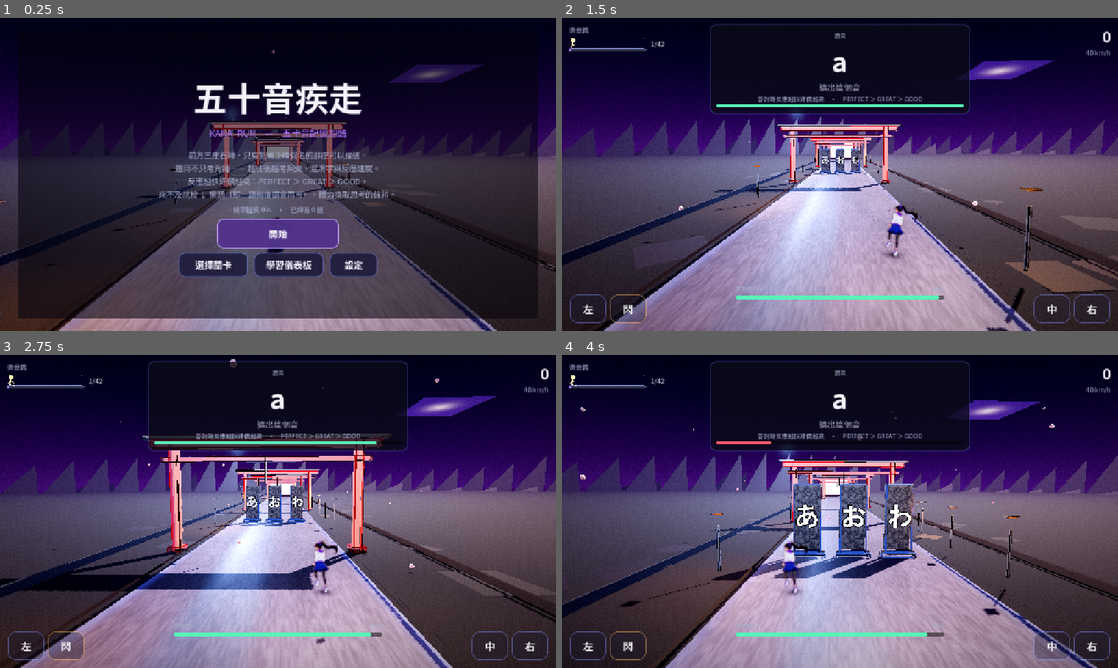
Above: before the commit, frames 1-4 (two rows, left to right).
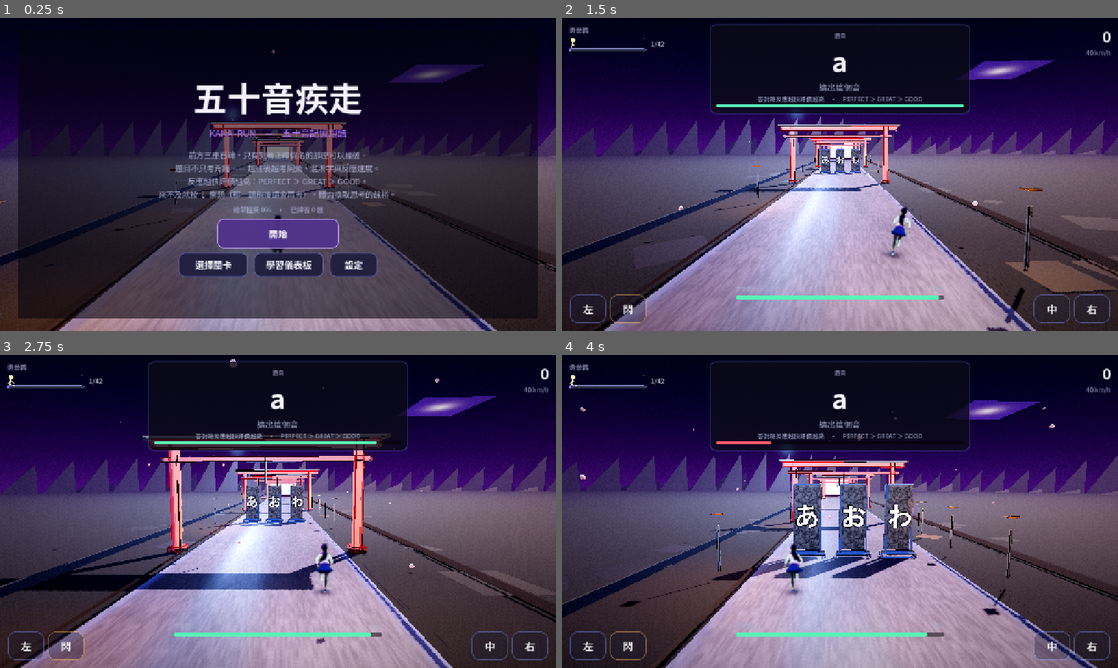
Above: after the commit, the same moments.

Repository: yorkwahaha/kana-run
Game: Godot game, scene res://scenes/Main.tscn
Same seed, same stepped clock (60 frames per second), same inputs: the game is played once before the commit and once after it.
Inputs (mouse positions are in pixels of both pictures, inside the frame that each line leads up to):
- Up to frame 1 (0.25 s): no input
- Up to frame 2 (1.5 s): click "開始" at 0.5 s; tap Enter at 1.25 s; move the mouse to (962, 158) at 1.27 s; hold D (lane_right) from 1.28 s (still down); tap Space (confirm) at 1.35 s; click (962, 158) at 1.42 s
- Up to frame 3 (2.75 s): release D (lane_right) at 2 s; drag from (166, 527) to (250, 574) at 2.02 s
- Up to frame 4 (4 s): move the mouse to (895, 442) at 2.77 s; hold D (lane_right) 2.78-3.5 s; tap 1 (pick_1) at 2.85 s; drag from (812, 574) to (673, 464) at 3.52 s

The runs differ from the first frame. In frame 1, less than 0.1% of the frame differs, in the area x 48-51%, y 62-76%; in frame 2, 0.4%; in frame 3, 0.4%, in the area x 56-61%, y 59-76%; in frame 4, 0.4%.

Commit message:
跑者改成正後方多幀，撞飛不再扁掉，補上缺的字
結算那行的方框是字型子集沒切到「值」和「看」，不是亂碼。
跑步換成十二幀正後方循環。體力用盡改播跪下，撞飛改播空中翻轉再趴下。

Diff:
--- a/src/game/runner.gd
+++ b/src/game/runner.gd
@@ -1,11 +1,47 @@
 extends Node3D
-## 背面的跑步立繪。鏡頭在身後，側面的圖會像橫著跑過馬路。
+## 正後方的跑步立繪。鏡頭在身後，人背對鏡頭往前跑。
 ##
 ## 用 QuadMesh 而不是 Sprite3D：倒地測試只量 MeshInstance3D 的包圍盒。
-## 腳底放在本地 y=0。撞飛時整個 rig 繞 X 轉到 -90°，人就趴在路面上。
+## 腳底放在本地 y=0。倒下、撞飛都換畫好的連續幀，不再把站著的圖轉平。
 
 const FIG_H := 1.78
 const GROUND_Y := 0.03
+
+const _RUN: Array[Texture2D] = [
+	preload("res://assets/runner/run_0.png"),
+	preload("res://assets/runner/run_1.png"),
+	preload("res://assets/runner/run_2.png"),
+	preload("res://assets/runner/run_3.png"),
+	preload("res://assets/runner/run_4.png"),
+	preload("res://assets/runner/run_5.png"),
+	preload("res://assets/runner/run_6.png"),
+	preload("res://assets/runner/run_7.png"),
+	preload("res://assets/runner/run_8.png"),
+	preload("res://assets/runner/run_9.png"),
+	preload("res://assets/runner/run_10.png"),
+	preload("res://assets/runner/run_11.png"),
+]
+const _FALL: Array[Texture2D] = [
+	preload("res://assets/runner/fall_0.png"),
+	preload("res://assets/runner/fall_1.png"),
+	preload("res://assets/runner/fall_2.png"),
+	preload("res://assets/runner/fall_3.png"),
+	preload("res://assets/runner/fall_4.png"),
+	preload("res://assets/runner/fall_5.png"),
+	preload("res://assets/runner/fall_6.png"),
+	preload("res://assets/runner/fall_7.png"),
+	preload("res://assets/runner/fall_8.png"),
+	preload("res://assets/runner/fall_9.png"),
+]
+const _FLING: Array[Texture2D] = [
+	preload("res://assets/runner/fling_0.png"),
+	preload("res://assets/runner/fling_1.png"),
+	preload("res://assets/runner/fling_2.png"),
+	preload("res://assets/runner/fling_3.png"),
+	preload("res://assets/runner/fling_4.png"),
+	preload("res://assets/runner/fling_5.png"),
+	preload("res://assets/runner/fling_6.png"),
+]
 
 var speed01 := 0.0
 
@@ -13,8 +49,7 @@
 var _billboard: MeshInstance3D
 var _shadow: MeshInstance3D
 var _mat: StandardMaterial3D
-var _frames: Array[Texture2D] = []
-var _frame := -1
+var _tex: Texture2D
 
 var _phase := 0.0
 var _lane := 0.0
@@ -42,11 +77,7 @@
 	_shadow = SceneKit.make_contact_shadow(0.62)
 	add_child(_shadow)
 
-	_frames = [
-		preload("res://assets/runner/run_0.png"),
-		preload("res://assets/runner/run_1.png"),
-	]
-	var tex := _frames[0]
+	var tex := _RUN[0]
 	var aspect := tex.get_width() / float(tex.get_height())
 
 	_rig = Node3D.new()
@@ -67,7 +98,7 @@
 	_billboard.position.y = FIG_H * 0.5
 	_billboard.cast_shadow = GeometryInstance3D.SHADOW_CASTING_SETTING_OFF
 	_rig.add_child(_billboard)
-	_frame = 0
+	_tex = tex
 
 
 func set_lane(x: float) -> void:
@@ -88,7 +119,7 @@
 	_duck_target = maxf(_duck_target, 0.55)
 
 
-## flung=true：被撞飛後趴在路上。false：體力用盡，往前折下去。
+## flung=true：被撞飛，人在空中翻出去再趴下。false：體力用盡，往前跪倒。
 func collapse(flung := false) -> void:
 	_collapse = 0.0
 	_collapse_on = true
@@ -126,6 +157,7 @@
 		_billboard.scale = Vector3.ONE
 	if _shadow != null:
 		_shadow.scale = Vector3.ONE
+	_set_tex(_RUN[0])
 
 
 func _process(delta: float) -> void:
@@ -142,15 +174,18 @@
 	_duck = lerpf(_duck, _duck_target, clampf(delta * 14.0, 0.0, 1.0))
 	_burst = maxf(0.0, _burst - delta * 3.2)
 	_stagger = maxf(0.0, _stagger - delta * 1.5)
-	_phase += delta * (5.4 + speed01 * 7.6)
+	# 靜止約 0.92 秒一個步伐循環，全速約 0.40 秒。十二幀攤在這一圈上。
+	var cycle := lerpf(0.92, 0.40, speed01)
+	_phase += delta / cycle
 
 	var squash := 1.0 - _duck * 0.34
-	var bob := absf(sin(_phase)) * (0.03 + speed01 * 0.035)
+	var bob := absf(sin(_phase * TAU)) * (0.03 + speed01 * 0.035)
 	_billboard.scale = Vector3(1.0 + _burst * 0.05, squash, 1.0)
 	_billboard.position.y = FIG_H * 0.5 * squash + bob
-	_billboard.rotation = Vector3(-0.08 - speed01 * 0.12, 0.0, _stagger * 0.35)
-	_set_frame(0 if sin(_phase) >= 0.0 else 1)
-	_rig.rotation = Vector3(-_stagger * 0.22, _bank * 0.35, _bank)
+	_billboard.rotation = Vector3(-0.03 - speed01 * 0.04, 0.0, _stagger * 0.18)
+	var frame := int(_phase * float(_RUN.size())) % _RUN.size()
+	_set_tex(_RUN[frame])
+	_rig.rotation = Vector3(-_stagger * 0.12, _bank * 0.35, _bank)
 	_shadow.scale = Vector3.ONE * (1.0 - _duck * 0.22)
 
 
@@ -158,57 +193,52 @@
 	if _collapse_flung:
 		_process_fling(delta)
 		return
-	_collapse = minf(1.0, _collapse + delta / 1.4)
-	var t := _collapse
-	var stumble := clampf(t / 0.28, 0.0, 1.0)
-	var sink := clampf((t - 0.22) / 0.55, 0.0, 1.0)
-	var ease := 1.0 - pow(1.0 - sink, 3.0)
+	_collapse = minf(1.0, _collapse + delta / 1.15)
+	var idx := mini(int(_collapse * float(_FALL.size())), _FALL.size() - 1)
+	_set_tex(_FALL[idx])
 	position.x = _lane
-	_rig.rotation = Vector3(
-		lerpf(0.0, 0.45, stumble) * (1.0 - ease) - ease * 0.15,
-		0.0,
-		_bank * (1.0 - ease))
-	var fold := lerpf(1.0, 0.72, ease)
-	_billboard.scale = Vector3(1.0, fold, 1.0)
-	_billboard.position.y = FIG_H * 0.5 * fold
-	_billboard.rotation = Vector3(lerpf(0.0, -0.85, ease), 0.0, 0.0)
-	_set_frame(0)
+	_rig.rotation = Vector3(lerpf(0.0, 0.12, _collapse), 0.0, _bank * (1.0 - _collapse))
+	_billboard.scale = Vector3.ONE
+	_billboard.position.y = FIG_H * 0.5
+	_billboard.rotation = Vector3.ZERO
 	var gs := 1.0 if _collapse >= 0.995 else clampf(delta * 14.0, 0.0, 1.0)
 	_settle_ground(gs)
-	_shadow.scale = Vector3.ONE * (1.0 - 0.25 * ease)
-
-
-## 被撞飛：往前 5.6 公尺、拋高 1.3，空中翻到面朝下，落地後貼著路面。
+	_shadow.scale = Vector3.ONE * lerpf(1.0, 0.62, _collapse)
+
+
+## 被撞飛：往前 5.6 公尺、拋高 1.3。空中播翻轉的幀，落地播趴下的那一張。
 func _process_fling(delta: float) -> void:
 	_fling_t += delta
-	var flight := 0.62
+	var flight := 0.72
+	var air := _FLING.size() - 1
 	position.x = _lane
 	_billboard.scale = Vector3.ONE
 	_billboard.rotation = Vector3.ZERO
 	_billboard.position.y = FIG_H * 0.5
-	_set_frame(1)
 	if _fling_t < flight:
 		var u := _fling_t / flight
 		position.z = -5.6 * u
 		position.y = sin(PI * u) * 1.3
-		_rig.rotation = Vector3(-u * PI * 2.5, 0.0, -0.18 * u + sin(u * PI) * 0.30)
+		_rig.rotation = Vector3(0.0, 0.0, sin(u * PI) * 0.1)
+		_set_tex(_FLING[mini(int(u * float(air)), air - 1)])
+		_shadow.scale = Vector3.ONE * (1.0 - 0.55 * sin(PI * u))
 	else:
-		var u := clampf((_fling_t - flight) / 0.34, 0.0, 1.0)
+		var u := clampf((_fling_t - flight) / 0.3, 0.0, 1.0)
 		var e := 1.0 - pow(1.0 - u, 3.0)
 		position.z = -5.6
-		position.y = -0.06 * (1.0 - e)
-		_rig.rotation = Vector3(-PI * 0.5, 0.0, lerpf(-0.18, 0.12, e))
-		var gs := 1.0 if _fling_t >= flight + 0.34 else clampf(delta * 12.0, 0.0, 1.0)
+		position.y = -0.04 * (1.0 - e)
+		_rig.rotation = Vector3.ZERO
+		_set_tex(_FLING[_FLING.size() - 1])
+		var gs := 1.0 if _fling_t >= flight + 0.3 else clampf(delta * 12.0, 0.0, 1.0)
 		_settle_ground(gs)
-	_shadow.scale = Vector3.ONE * (1.0 - 0.15 * clampf(_fling_t / 0.6, 0.0, 1.0))
-
-
-func _set_frame(i: int) -> void:
-	i = posmod(i, _frames.size())
-	if i == _frame:
+		_shadow.scale = Vector3.ONE * lerpf(0.7, 1.15, e)
+
+
+func _set_tex(tex: Texture2D) -> void:
+	if _mat == null or tex == _tex:
 		return
-	_frame = i
-	_mat.albedo_texture = _frames[i]
+	_tex = tex
+	_mat.albedo_texture = tex
 
 
 func _scan_lowest(r: Node) -> void:
Binary file changed: assets/fonts/bold.ttf
Binary file changed: assets/fonts/display.ttf
Binary file changed: assets/fonts/ui.ttf
Binary file added: assets/runner/fall_0.png
Not shown, added: assets/runner/fall_0.png.import
Binary file added: assets/runner/fall_1.png
Not shown, added: assets/runner/fall_1.png.import
Binary file added: assets/runner/fall_2.png
Not shown, added: assets/runner/fall_2.png.import
Binary file added: assets/runner/fall_3.png
Not shown, added: assets/runner/fall_3.png.import
Binary file added: assets/runner/fall_4.png
(and 47 more such lines)
